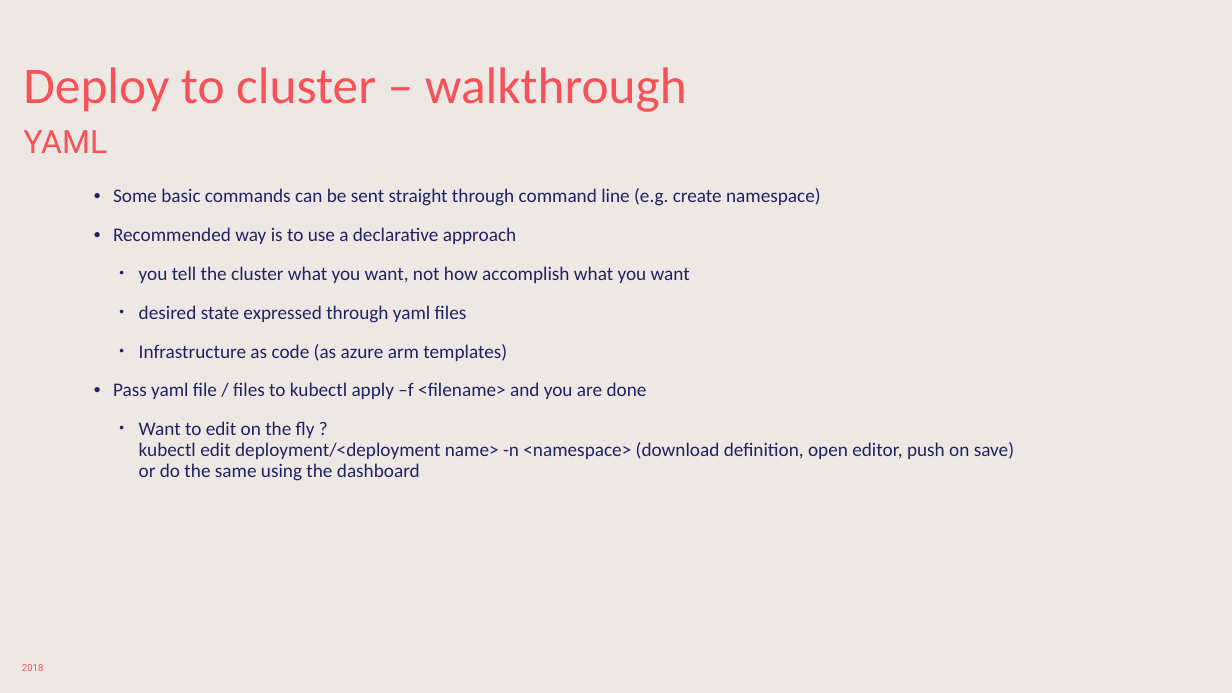
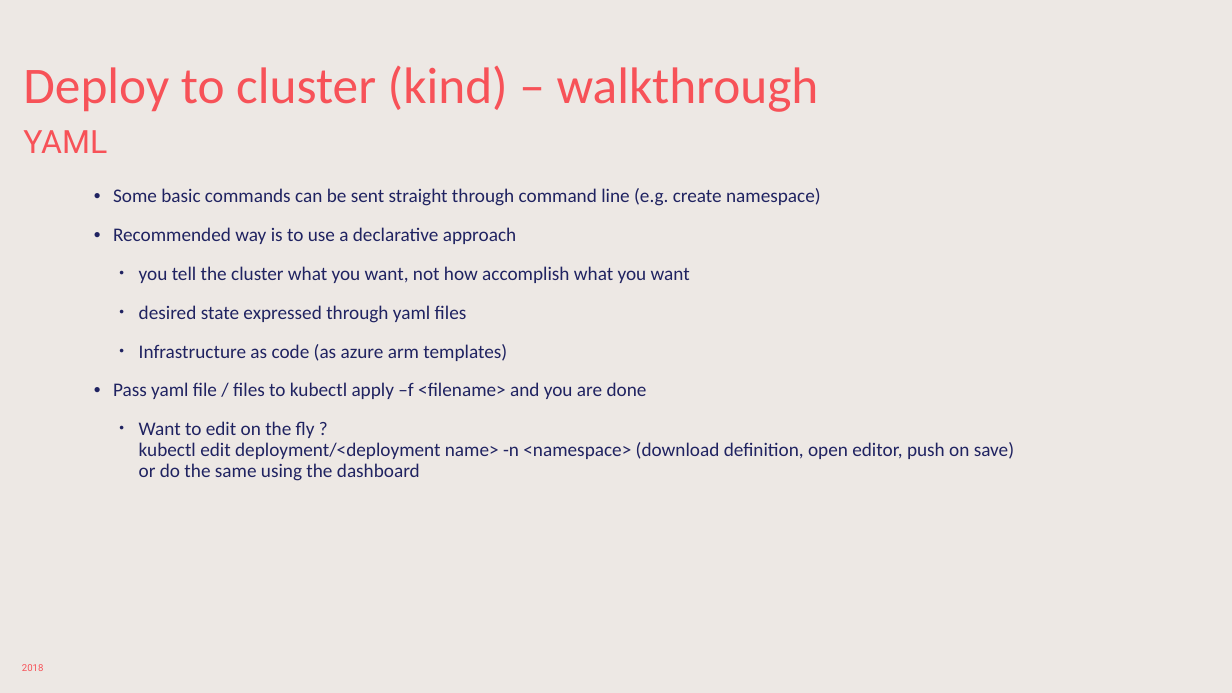
Before and after one commit to sabbadino/deltatre-community-meetups-session-3, a slide deck: slide 13 of K8s-basic.pptx (slide 12 before the commit). Drawn at 1232x693 pixels with LibreOffice and Linux fonts; fonts in the diff are those of the drawing; background and template pictures are left out. Boxes give left, top, right and bottom in pixels: in the first picture for what was removed or moved away, otherwise in the second. Text is boxed around its words. In the diff, an @@ line names an element or a change of style, - is before the commit and + after.

```diff
--- a/K8s-basic.pptx
+++ b/K8s-basic.pptx
@@ title at box(23, 66, 819, 112): text changed @@
-Deploy to cluster – walkthrough
+Deploy to cluster (kind) – walkthrough
```
Also in this commit, not shown: 9 other slides changed, 34 other files.
